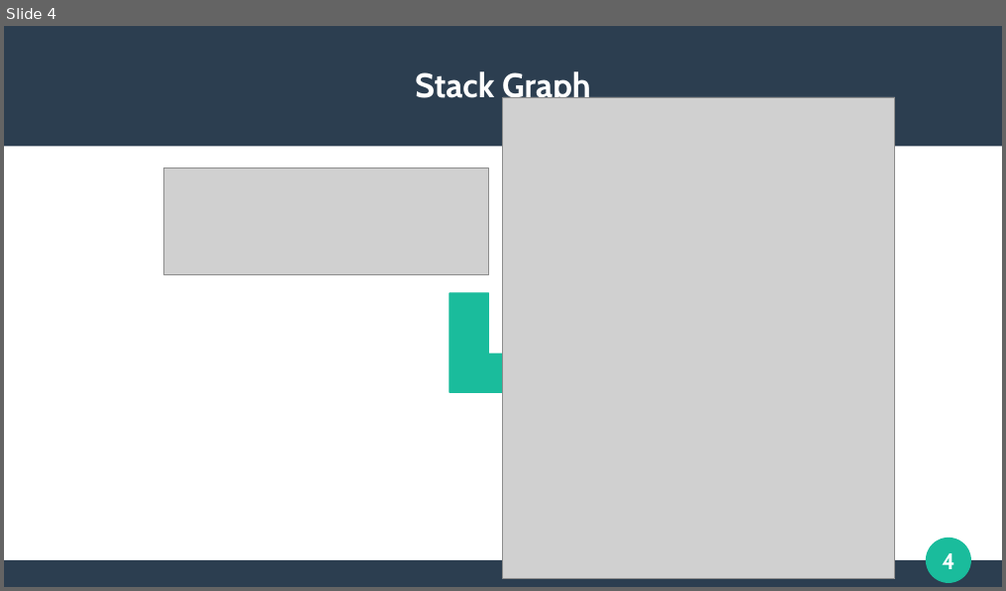
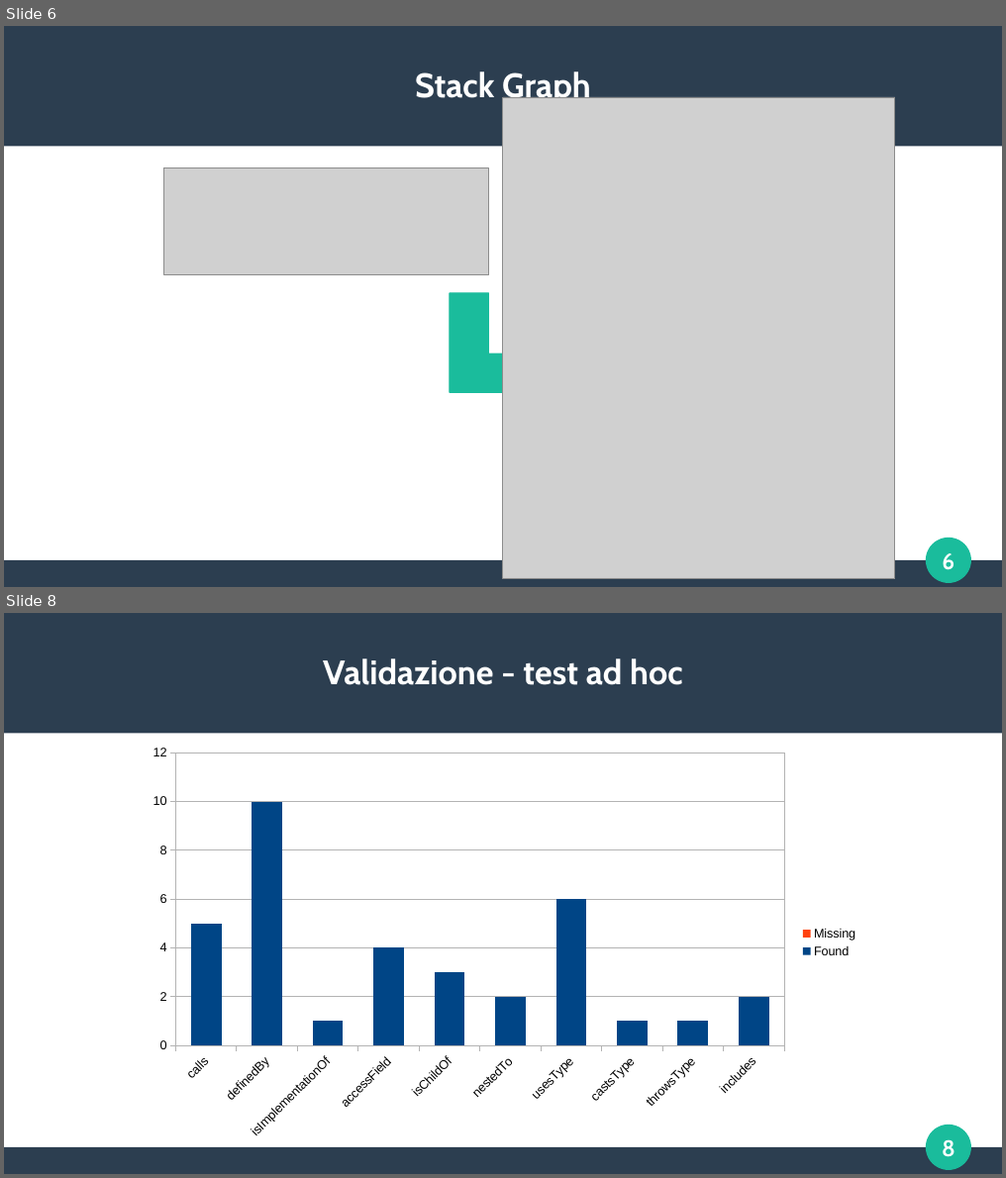
Before and after one commit to frefolli/skullian-thesis, a slide deck: slides.odp. Shown one above the other, each under a label of ours: slide 4 before the commit, slides 6 and 8 after it; the slides between them are not shown. The pictures are 1006x591 and 1006x1178 pixels, drawn with LibreOffice and Linux fonts; fonts in the diff are those of the drawing; grey boxes stand for pictures. Boxes give left, top, right and bottom in pixels: in the first picture for what was removed or moved away, otherwise in the second. Text is boxed around its words. In the diff, an @@ line names an element or a change of style, - is before the commit and + after.

```diff
--- a/slides.odp
+++ b/slides.odp
@@ slide 8 added at (4,613,1002,1174), background #FFFFFF; not listed: 4 template elements that a slide beside it also shows @@
@@ title added at (323,659,683,685), 27 pt, text #FFFFFF, bold @@
+Validazione - test ad hoc
@@ column stacked chart added at (139,738,868,1149) @@
+categories: calls, definedBy, isImplementationOf, accessField, isChildOf, nestedTo, usesType, castsType, throwsType, includes
+Found: 5, 10, 1, 4, 3, 2, 6, 1, 1, 2
+Missing: 0, 0, 0, 0, 0, 0, 0, 0, 0, 0
@@ what was slide 4 is now slide 6 @@
@@ page number at (942,554,954,570): text changed @@
-4
+6
```
Also in this commit, not shown: 2 slides changed, 3 other slides added, 3 slides removed, 1 other file.
